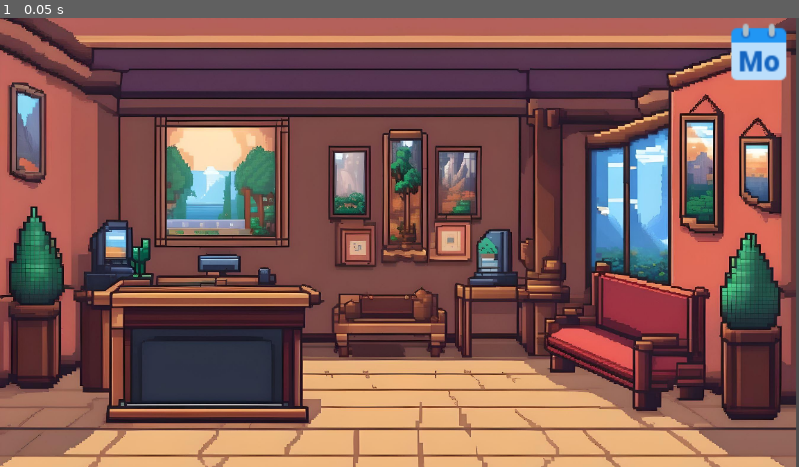
Above: before the commit, frame 1.
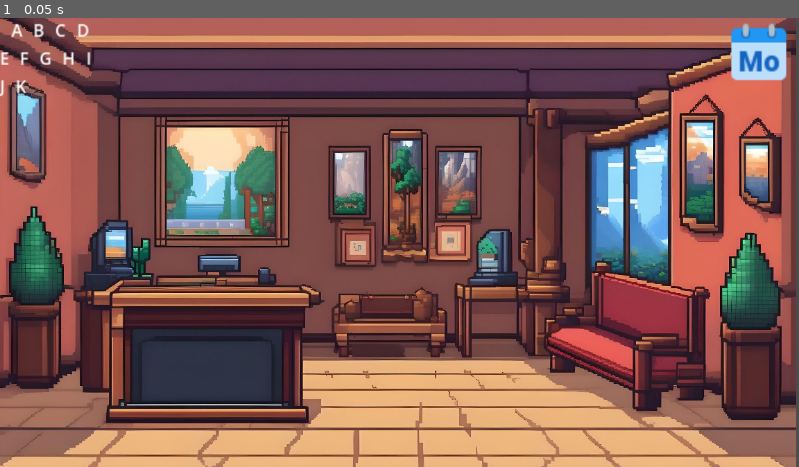
Above: after the commit, the same moment.

Repository: ojas-sanghi/UAHacks2024
Game: Godot game, scene res://day.tscn
Two runs of this game, one before a commit and one after it. Both use one fixed random seed, a clock stepped at 60 frames per second and the inputs below.
Inputs:
- Up to frame 1 (0.05 s): no input

The runs differ from the first frame. In frame 1, 0.3% of the frame differs, in the area x 0-12%, y 1-18%.

Commit message:
Letters Somewhat working

Diff:
--- /dev/null
+++ b/Control.gd
@@ -0,0 +1,22 @@
+extends Control
+
+var letters = ["A", "B", "C", "D", "E"] # Example list of letters
+
+func _ready():
+	generateLetters()
+
+func generateLetters():
+	var position = Vector2(20, 20)  # Starting position of the first letter
+	var spacing = 100  # Spacing between each letter
+
+	for letter in letters:
+		var label = Label.new()
+		label.text = letter
+		#label.set("custom_fonts/font", preload("res://path_to_your_font.ttf"))  # Set the font
+		#label.add_color_override("font_color", Color(1, 1, 1))  # Set the font color
+		label.set("rect_min_size", Vector2(20, 20))  # Set the minimum size of the label
+		label.set("rect_max_size", Vector2(40, 40))  # Set the maximum size of the label
+		label.set("rect_position", position)
+		label.set("font_size", 24)
+		add_child(label)
+		position.x += spacing  # Move to the next position
--- /dev/null
+++ b/FlowContainer.gd
@@ -0,0 +1,21 @@
+extends FlowContainer
+
+var letters = ["A", "B", "C", "D", "E","F","G","H","I","J","K"] # Example list of letters
+
+func _ready():
+	self.add_theme_constant_override("h_separation", 10)
+	generateLetters()
+
+func generateLetters():
+	for letter in letters:
+		var label = Label.new()
+		label.text = letter
+		label.set("rect_min_size", Vector2(10, 10))  # Set the minimum size of the label
+		label.set("rect_max_size", Vector2(10, 10))  # Set the maximum size of the label
+		label.set("size", Vector2(5, 5))  # Set the size of the label
+		label.set("font", label.get("font:source"))  # Use the default font
+		label.set("font_size", 6)  # Set the font size (adjust as needed)
+		#label.set("size_flags_vertical", Control.SIZE_SHRINK_CENTER) # Vertically center the text
+		#label.set("size_flags_horizontal", Control.SIZE_EXPAND_FILL) # Expand horizontally
+		#label.add_color_override("font_color", Color(1, 1, 1))  # Set the font color
+		self.add_child(label)
--- a/day.tscn
+++ b/day.tscn
@@ -1,7 +1,8 @@
-[gd_scene load_steps=3 format=3 uid="uid://c5pa5d366cy0l"]
+[gd_scene load_steps=4 format=3 uid="uid://c5pa5d366cy0l"]
 
 [ext_resource type="Texture2D" uid="uid://cknvjx1khdds2" path="res://fotor-ai-2024031519140.jpg" id="1_p7ec8"]
 [ext_resource type="Texture2D" uid="uid://bdmatmhi472s" path="res://icons8-monday-48.png" id="2_6o6ej"]
+[ext_resource type="Script" path="res://FlowContainer.gd" id="3_f1n2g"]
 
 [node name="Node2D" type="Node2D"]
 
@@ -19,3 +20,12 @@
 offset_bottom = 50.0
 scale = Vector2(2, 2)
 texture = ExtResource("2_6o6ej")
+
+[node name="FlowContainer" type="FlowContainer" parent="."]
+offset_right = 100.0
+offset_bottom = 30.0
+scale = Vector2(1.5, 1.5)
+script = ExtResource("3_f1n2g")
+
+[node name="Label" type="Label" parent="FlowContainer"]
+layout_mode = 2
